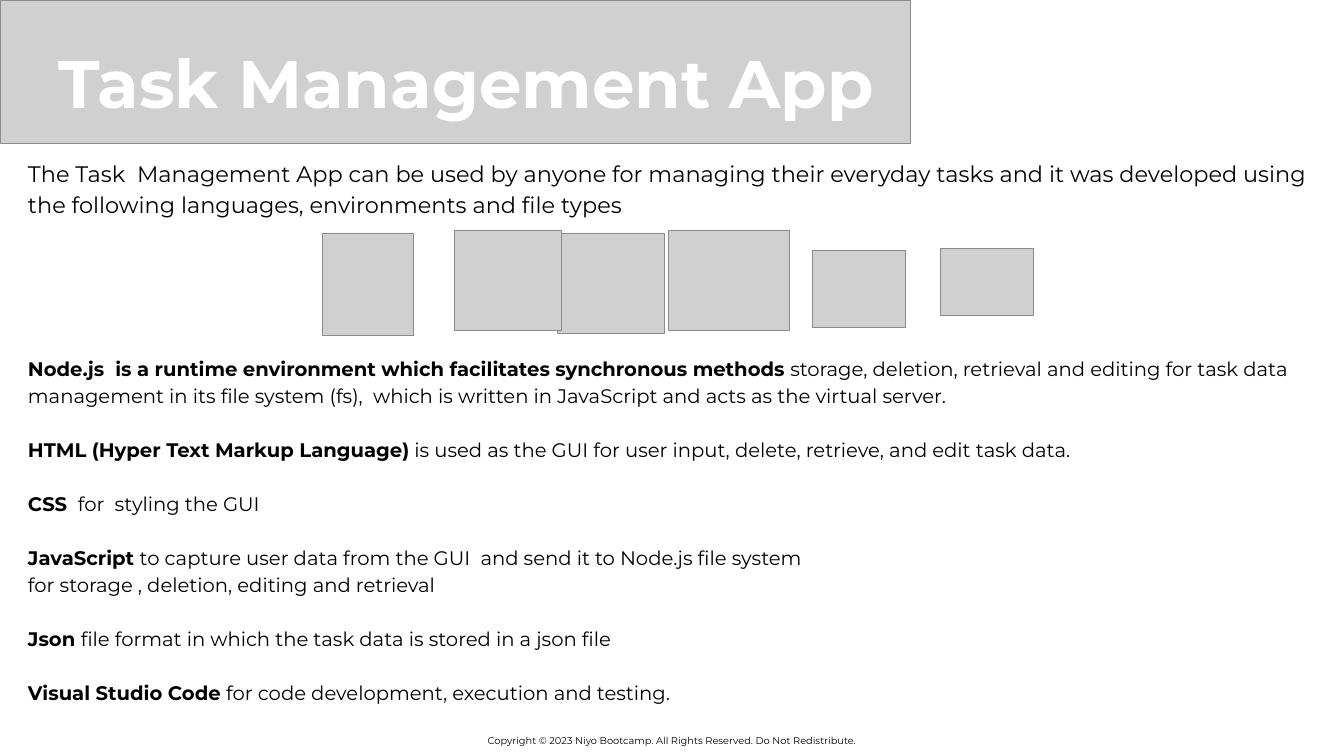
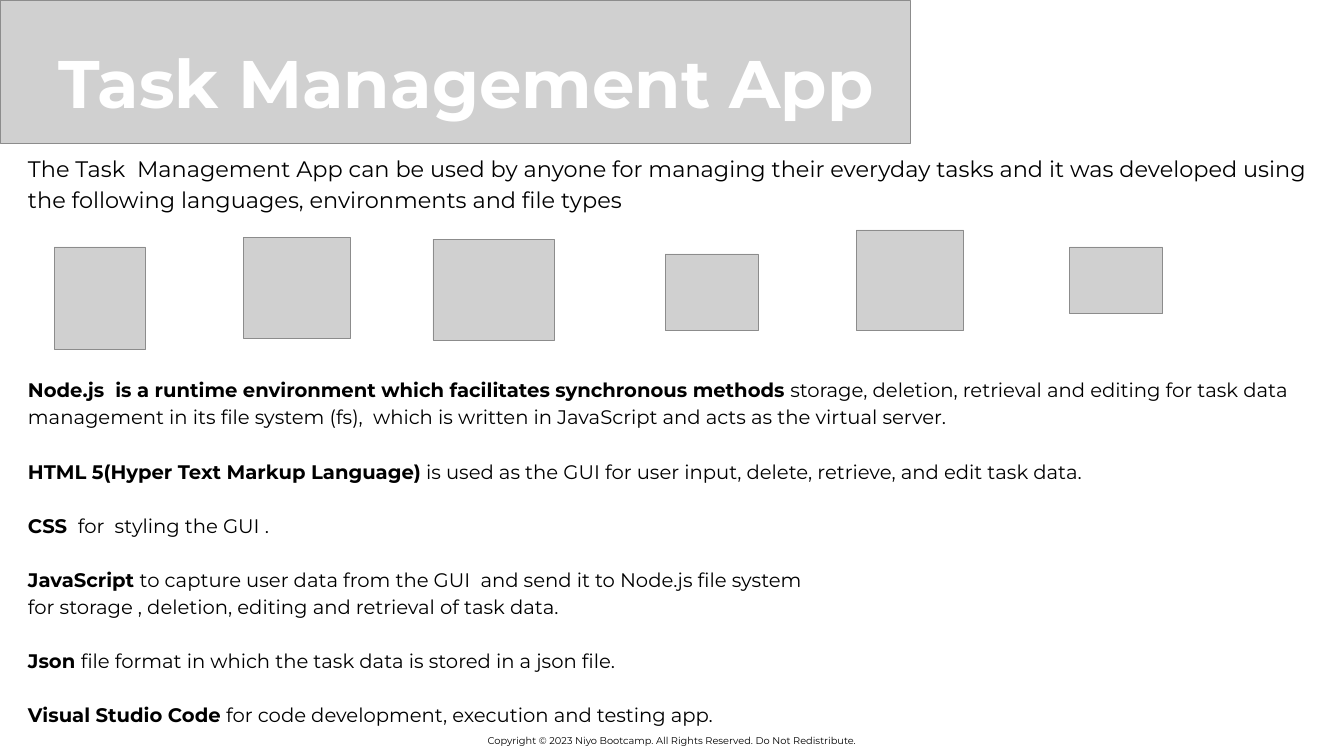
Before and after one commit to olivemckenzie2003/Task-Management-App, a slide deck: slide 5 of OliveMcKenziePresentation.pptx. Drawn at 1344x756 pixels with LibreOffice and Linux fonts; fonts in the diff are those of the drawing; grey boxes stand for pictures; background and template pictures are left out. Boxes give left, top, right and bottom in pixels: in the first picture for what was removed or moved away, otherwise in the second. Text is boxed around its words. In the diff, an @@ line names an element or a change of style, - is before the commit and + after.

```diff
--- a/OliveMcKenziePresentation.pptx
+++ b/OliveMcKenziePresentation.pptx
@@ picture: place and size @@
-picture at box(557, 233, 664, 334)
+picture at box(243, 237, 350, 338)
@@ picture: place and size @@
-picture at box(668, 230, 789, 331)
+picture at box(433, 239, 554, 340)
@@ picture: place and size @@
-picture at box(454, 230, 561, 331)
+picture at box(856, 230, 963, 331)
@@ picture: place and size @@
-picture at box(322, 233, 413, 335)
+picture at box(54, 247, 146, 349)
@@ picture: place and size @@
-picture at box(812, 250, 905, 327)
+picture at box(665, 254, 758, 331)
@@ picture: place and size @@
-picture at box(940, 248, 1033, 315)
+picture at box(1069, 247, 1163, 313)
@@ text at box(28, 464, 1081, 537): text changed @@
-HTML (Hyper Text Markup Language) is used as the GUI for user input, delete, retrieve, and edit task data.
-CSS for styling the GUI
+HTML 5(Hyper Text Markup Language) is used as the GUI for user input, delete, retrieve, and edit task data.
+CSS for styling the GUI .
@@ text at box(28, 599, 713, 726): text changed @@
-for storage , deletion, editing and retrieval
-Json file format in which the task data is stored in a json file
-Visual Studio Code for code development, execution and testing.
+for storage , deletion, editing and retrieval of task data.
+Json file format in which the task data is stored in a json file.
+Visual Studio Code for code development, execution and testing app.
```
Also in this commit, not shown: 3 other slides changed.
